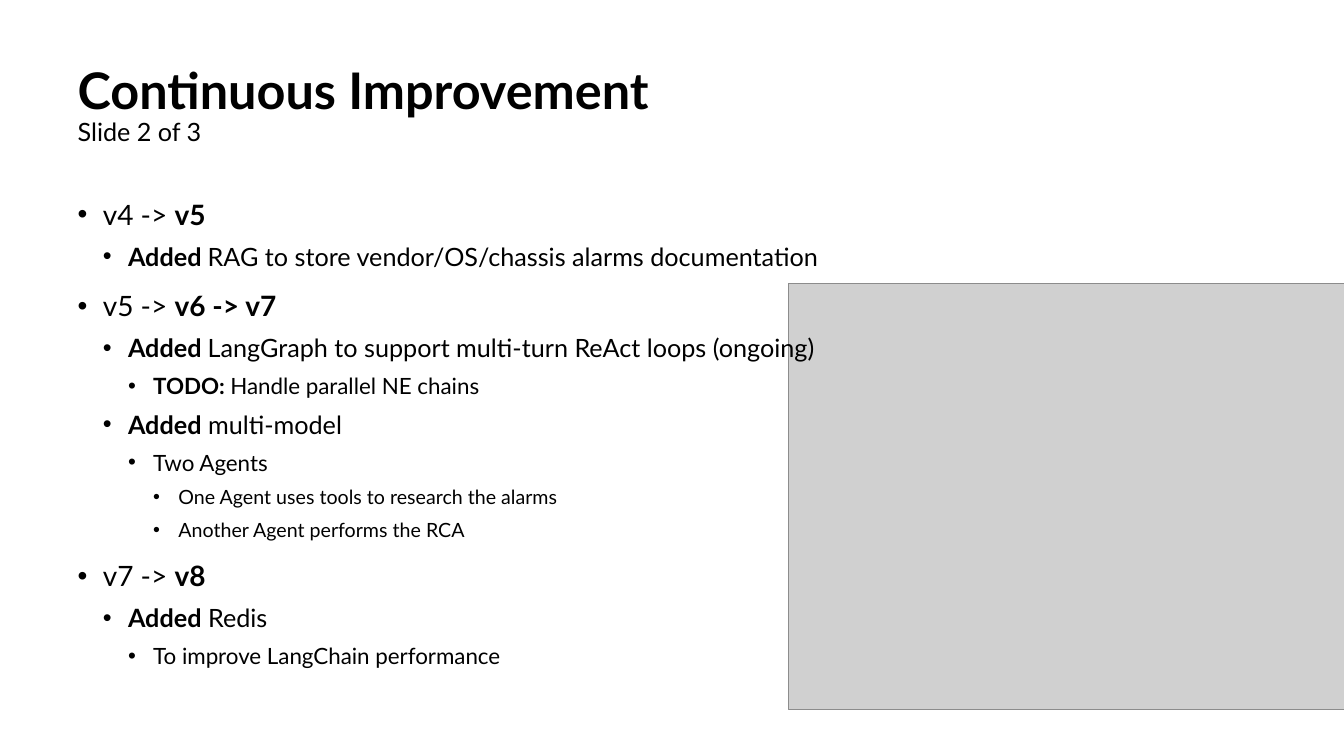
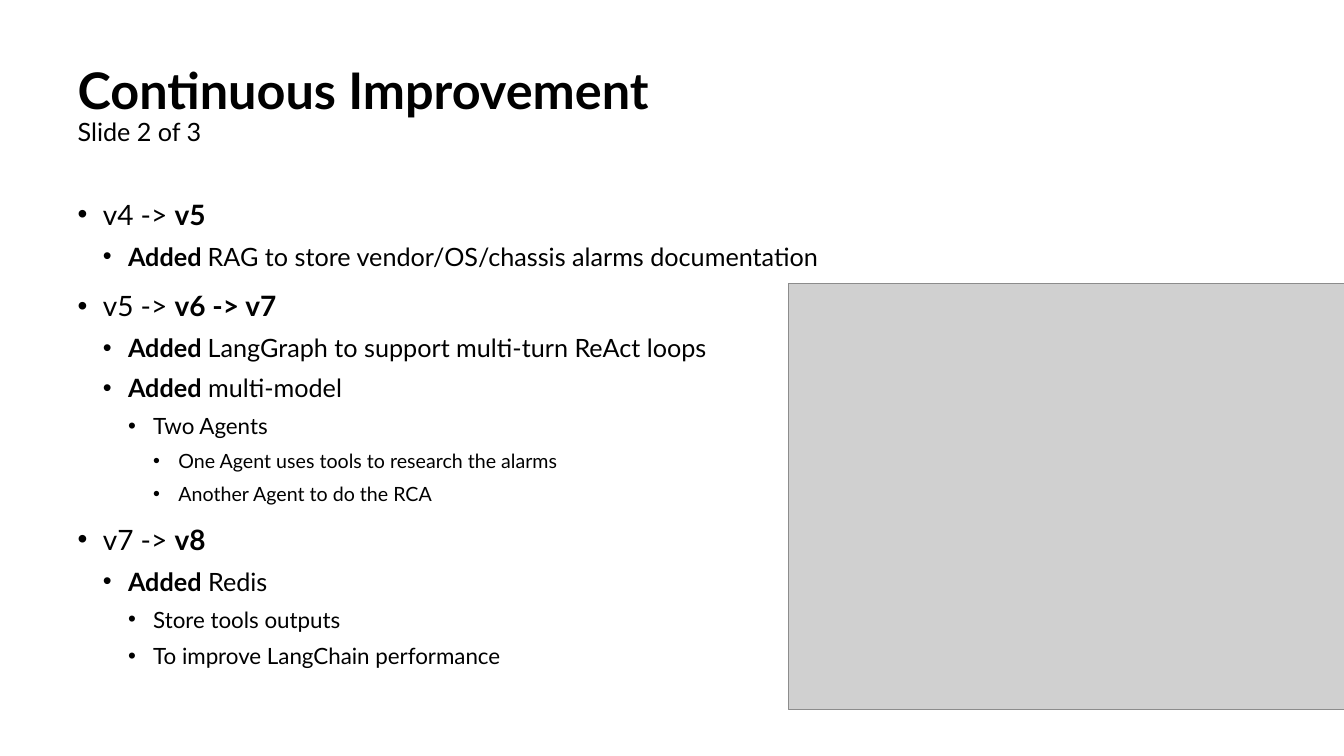
Before and after one commit to ml-rpirbhai/ai_network_rca_agent, a slide deck: slide 13 of Presentation.pptx. Drawn at 1344x756 pixels with LibreOffice and Linux fonts; fonts in the diff are those of the drawing; grey boxes stand for pictures. Boxes give left, top, right and bottom in pixels: in the first picture for what was removed or moved away, otherwise in the second. Text is boxed around its words. In the diff, an @@ line names an element or a change of style, - is before the commit and + after.

```diff
--- a/Presentation.pptx
+++ b/Presentation.pptx
@@ text at bbox=[128, 338, 707, 362]: text changed @@
-  • Added LangGraph to support multi-turn ReAct loops (ongoing)
-    • TODO: Handle parallel NE chains
+  • Added LangGraph to support multi-turn ReAct loops
@@ text at bbox=[178, 486, 432, 505]: text changed @@
-      • Another Agent performs the RCA
+      • Another Agent to do the RCA
@@ text at bbox=[153, 611, 341, 632]: paragraph added @@
+    • Store tools outputs
```
Also in this commit, not shown: 4 other slides changed, 10 other files.
